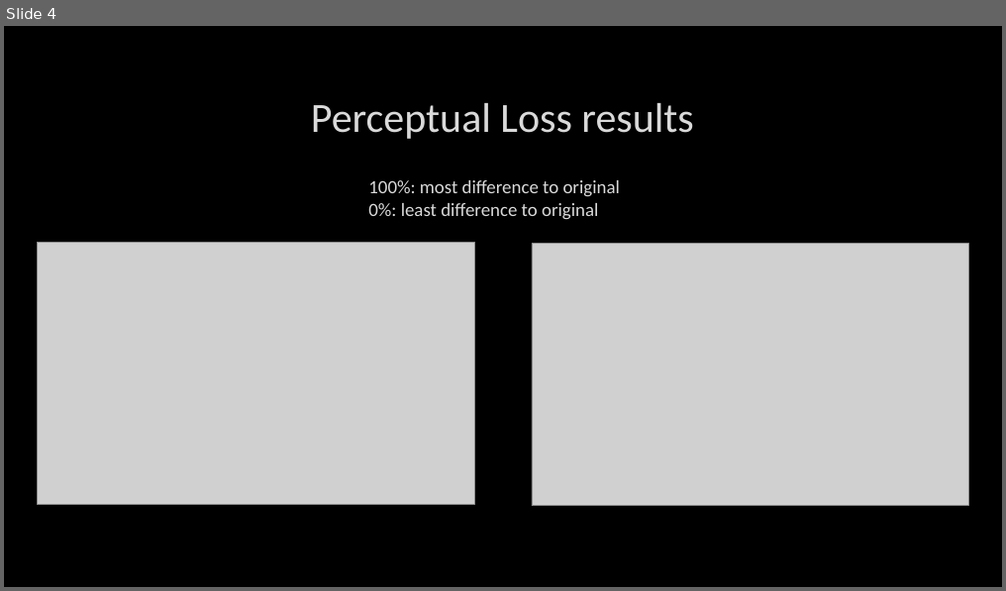
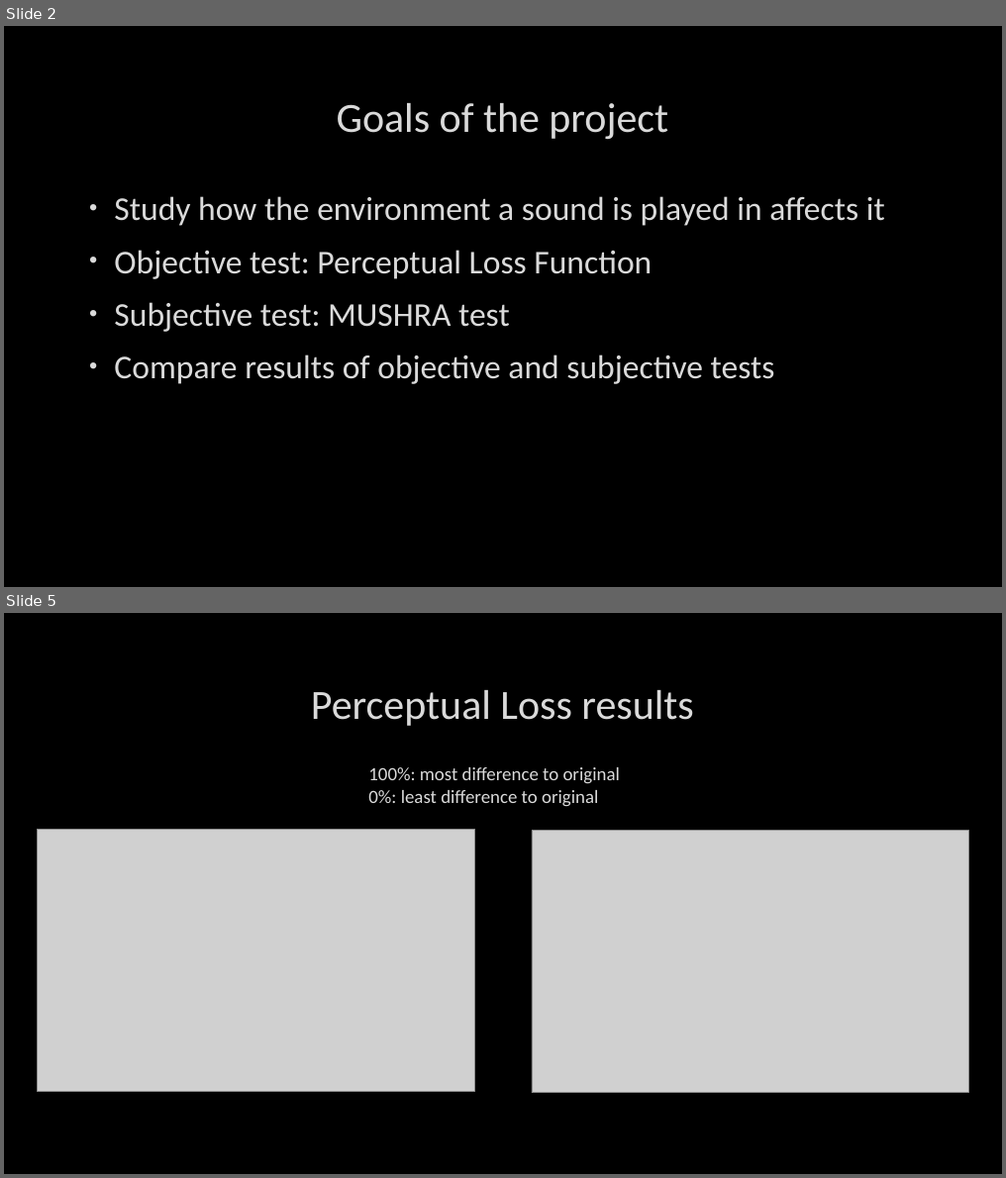
Before and after one commit to NiklasNymark/MRSP_Seminar_Project_Group1, a slide deck: presentation_group1.pptx. Shown one above the other, each under a label of ours: slide 4 before the commit, slides 2 and 5 after it; the slides between them are not shown. The pictures are 1006x591 and 1006x1178 pixels, drawn with LibreOffice and Linux fonts; fonts in the diff are those of the drawing; grey boxes stand for pictures; background and template pictures are left out. Boxes give left, top, right and bottom in pixels: in the first picture for what was removed or moved away, otherwise in the second. Text is boxed around its words. In the diff, an @@ line names an element or a change of style, - is before the commit and + after.

```diff
--- a/presentation_group1.pptx
+++ b/presentation_group1.pptx
@@ slide 2 added at (4, 26, 1002, 587), background picture (left out) @@
@@ title added at (337, 103, 668, 139), 40 pt, text #DADADA @@
+Goals of the project
@@ text added at (114, 196, 885, 384), 32 pt, text #DADADA @@
+• Study how the environment a sound is played in affects it
+• Objective test: Perceptual Loss Function
+• Subjective test: MUSHRA test
+• Compare results of objective and subjective tests
@@ what was slide 4 is now slide 5 @@
```
Also in this commit, not shown: 4 slides changed, 1 other slide added, 1 other file.
